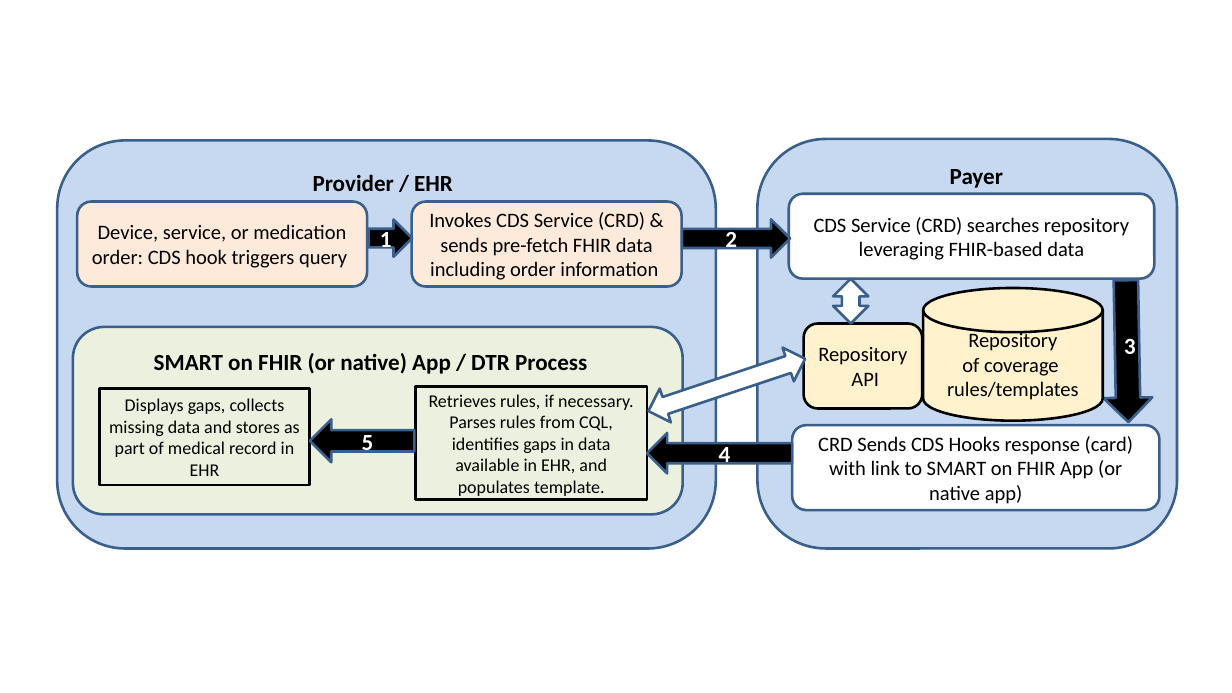
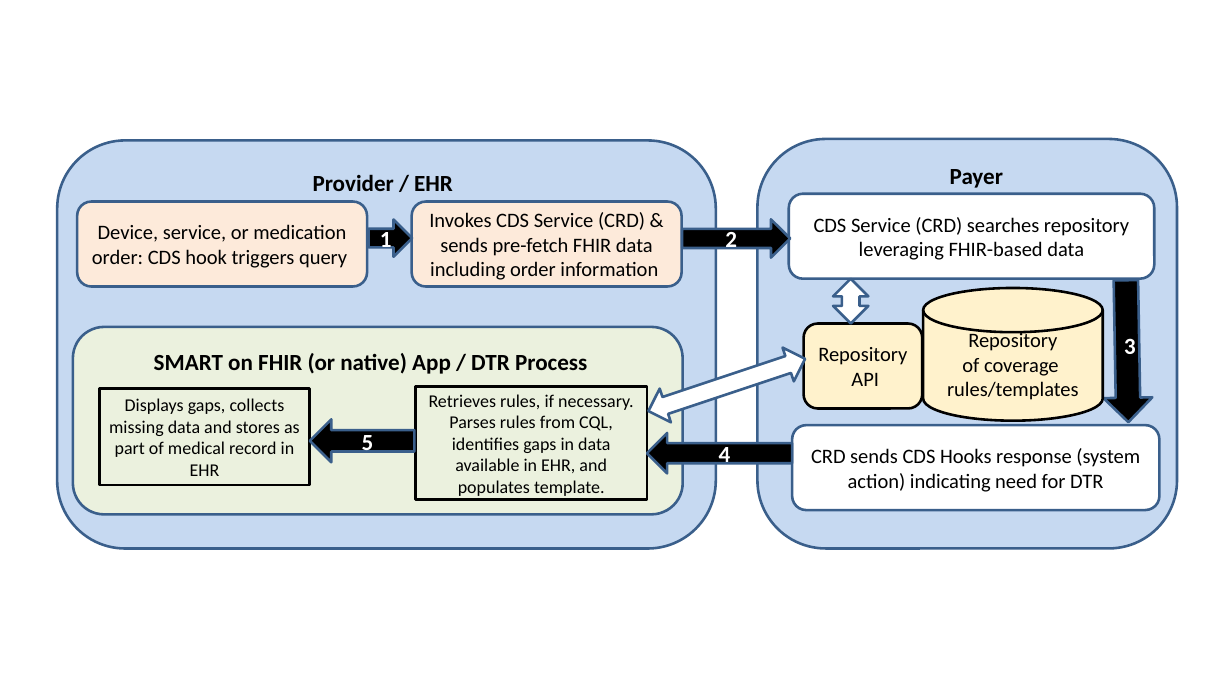
Before and after one commit to HL7/davinci-dtr, a slide deck: slide 2 of input/images-source/CRD_DTR_Flow.pptx (slide 1 before the commit). Drawn at 1232x693 pixels with LibreOffice and Linux fonts; fonts in the diff are those of the drawing. Boxes give left, top, right and bottom in pixels: in the first picture for what was removed or moved away, otherwise in the second. Text is boxed around its words. In the diff, an @@ line names an element or a change of style, - is before the commit and + after.

```diff
--- a/input/images-source/CRD_DTR_Flow.pptx
+++ b/input/images-source/CRD_DTR_Flow.pptx
@@ text in rounded rectangle at (811,448,1140,492): text changed @@
-CRD Sends CDS Hooks response (card) with link to SMART on FHIR App (or native app)
+CRD sends CDS Hooks response (system action) indicating need for DTR
```
Also in this commit, not shown: 1 slide added.
